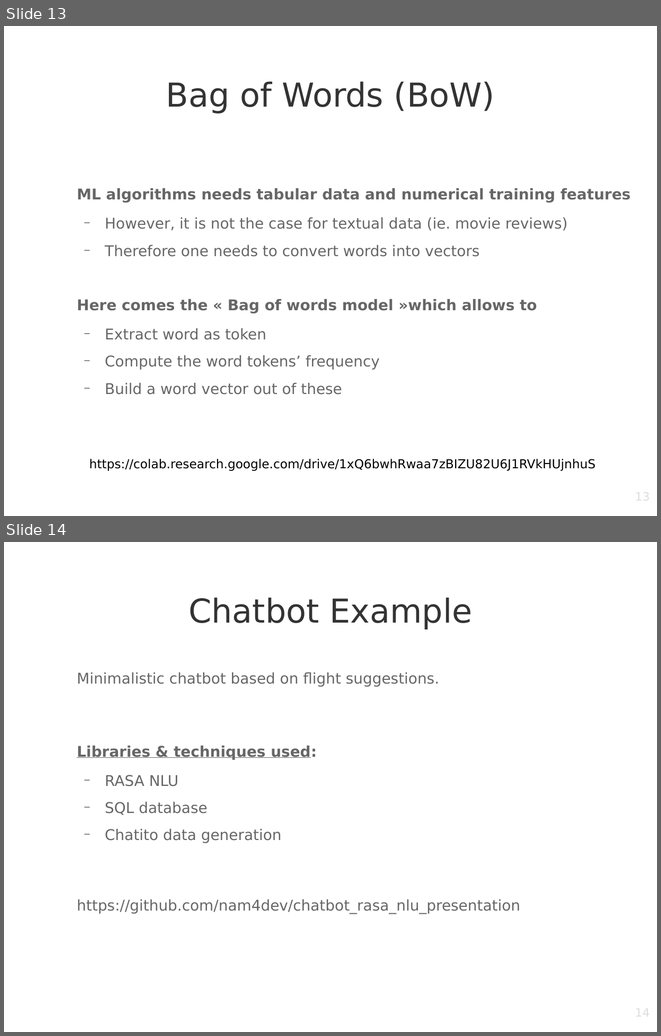
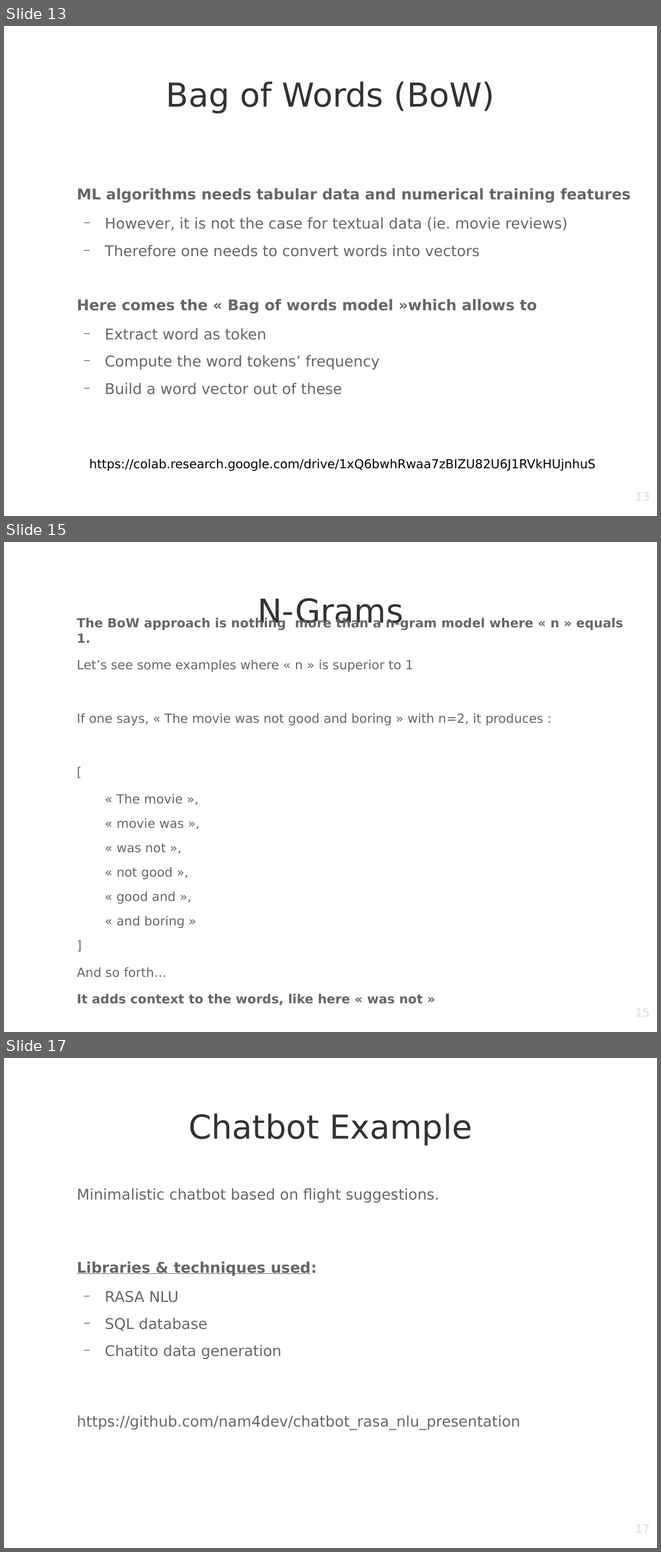
Before and after one commit to nam4dev/nlp_demonstration, a slide deck: NLP_with_Python.odp. Shown one above the other, each under a label of ours: slides 13 and 14 before the commit, slides 13, 15 and 17 after it; the slides between them are not shown. The pictures are 661x1036 and 661x1552 pixels, drawn with LibreOffice and Linux fonts; fonts in the diff are those of the drawing; background and template pictures are left out. Boxes give left, top, right and bottom in pixels: in the first picture for what was removed or moved away, otherwise in the second. Text is boxed around its words. In the diff, an @@ line names an element or a change of style, - is before the commit and + after.

```diff
--- a/NLP_with_Python.odp
+++ b/NLP_with_Python.odp
@@ slide 15 added at [4, 542, 657, 1032], background picture (left out) @@
@@ title added at [257, 598, 403, 629], 40 pt, text #333333 @@
+N-Grams
@@ text added at [77, 617, 624, 1005], 15.3 pt, text #666666 @@
+The BoW approach is nothing more than a n-gram model where « n » equals 1.
+Let’s see some examples where « n » is superior to 1
+If one says, « The movie was not good and boring » with n=2, it produces :
+[
+  « The movie »,
+  « movie was »,
+  « was not »,
+  « not good »,
+  « good and »,
+  « and boring »
+]
+And so forth…
+It adds context to the words, like here « was not »
@@ page number added at [498, 1005, 651, 1032], 14 pt, text #DDDDDD @@
+15
@@ what was slide 14 is now slide 17 @@
@@ page number at [498, 1521, 651, 1548]: text changed @@
-14
+17
```
Also in this commit, not shown: 2 slides changed, 2 other slides added, 1 other file.
